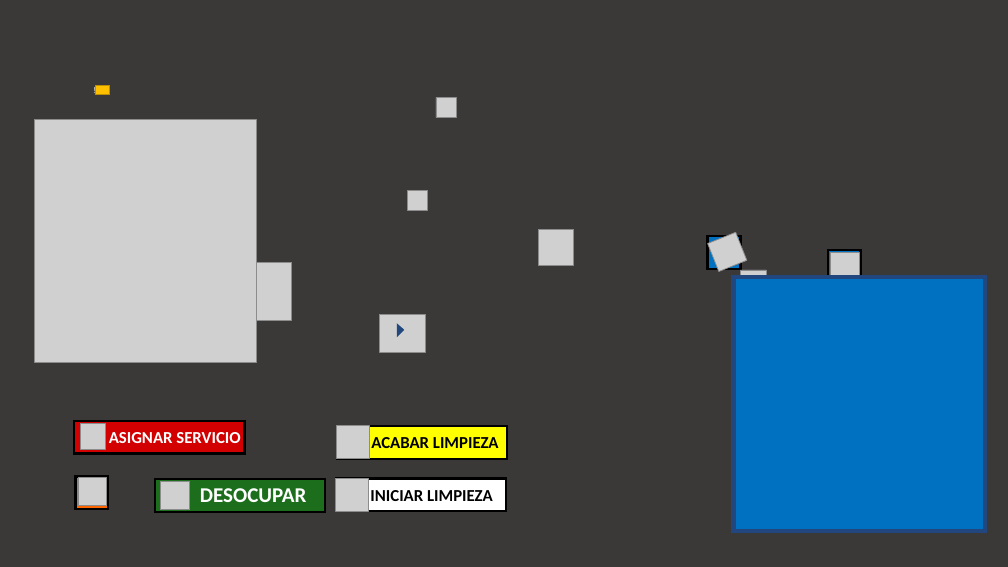
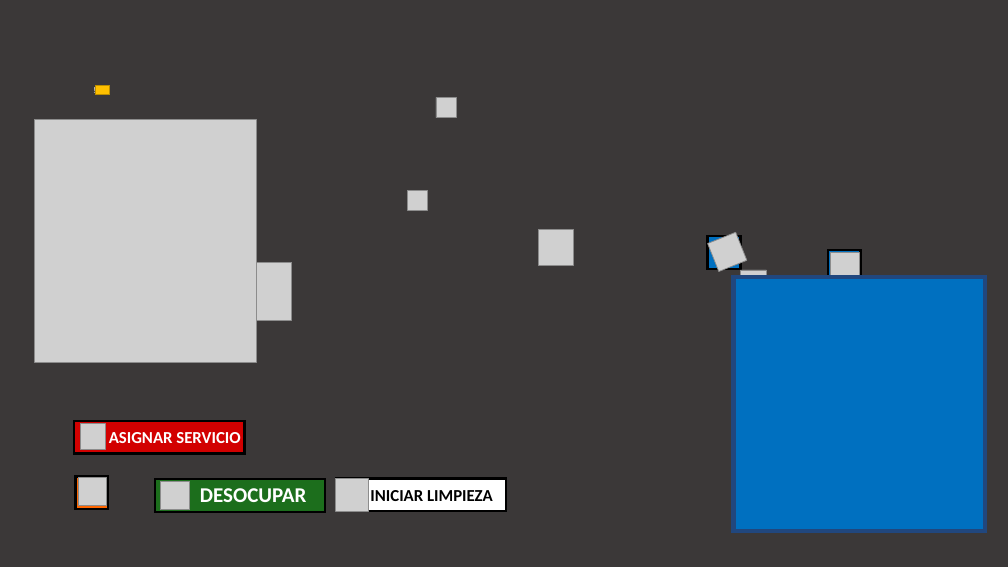
Before and after one commit to edisonude/puertacontrol, a slide deck: slide 4 of doc/designs.pptx. Drawn at 1008x567 pixels with LibreOffice and Linux fonts; fonts in the diff are those of the drawing; grey boxes stand for pictures; background and template pictures are left out. Boxes give left, top, right and bottom in pixels: in the first picture for what was removed or moved away, otherwise in the second. Text is boxed around its words. In the diff, an @@ line names an element or a change of style, - is before the commit and + after.

```diff
--- a/doc/designs.pptx
+++ b/doc/designs.pptx
@@ picture removed at [380,315,425,352] @@
@@ triangle removed at [397,323,404,338] @@
@@ rectangle removed at [337,426,507,458] @@
@@ picture removed at [337,426,370,459] @@
@@ text removed at [371,437,499,448] @@
-ACABAR LIMPIEZA
```
Also in this commit, not shown: 16 other files.
